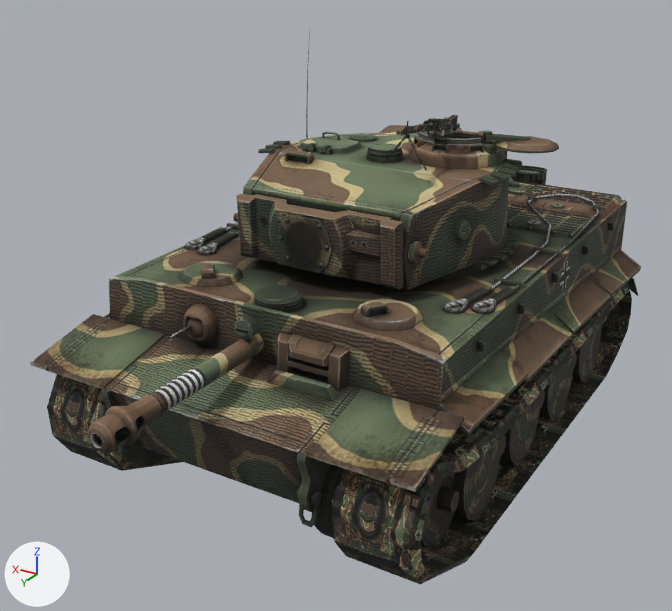
The FBX model Tank3D/Tank3DContent/Modèles/Veteran Tiger Forest.FBX, before and after one commit.
Both versions are drawn from a camera (50 mm lens) standing at (-1.3, 2.42, 1.55) and looking at (0.02, 0.22, 0.46). Lighting does not change. The marker at lower left points along +X, +Y and +Z. Where no turn or scale is listed for an object, it has been applied to the vertices.

In view in the first picture: 'Canon', 'Roues', 'Tour'.
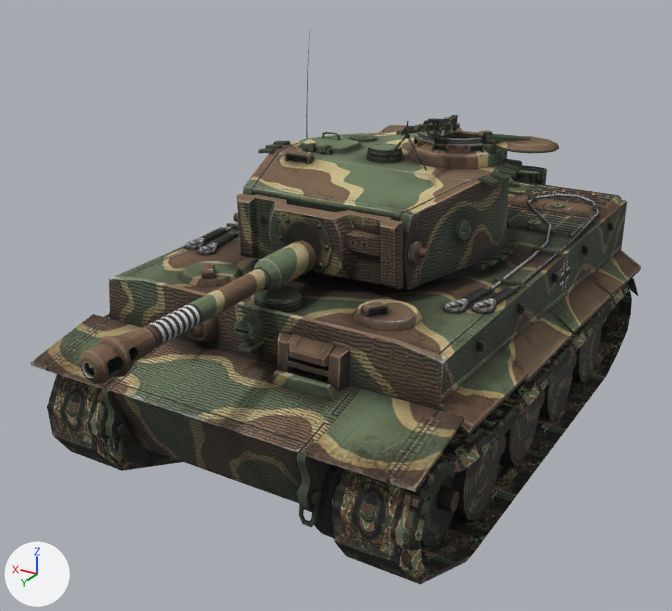
Pixel boxes (x1, y1, x2, y2) of what changed, in the pictures (672 x 611 px):
'Canon', moved: before (88, 334, 264, 454); after (80, 240, 317, 384)

The edits, one by one:
Object 'Canon' (ob_canon) moves from (-0.019, -0.002, -0.166) to (-0.019, -0.002, 0.0).
